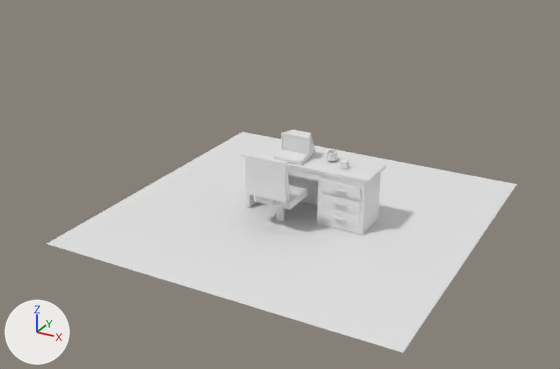
Two versions of the Blender file construcciones/sillaEscritorio.blend, one commit apart.
Camera for both pictures: a 50 mm lens placed at (13.8, -29.1, 17.1), pointed at (-3.0, 1.4, 1.9). Every picture has the same lights, and +X, +Y and +Z are marked at lower left. Materials are left out; every surface is plain grey.

Names of what the first picture shows: 'Cube', 'Lapicero', 'Mesa', 'PC', 'Plane', 'Silla'.
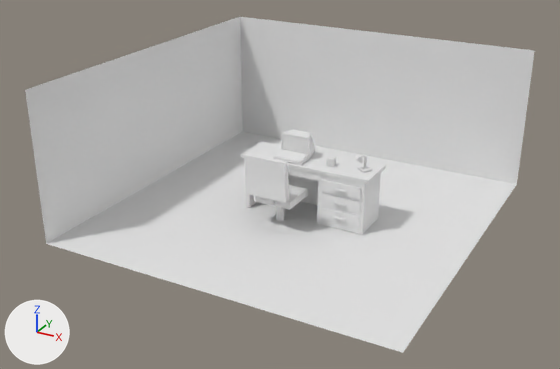
What changed in the scene script:
```text
Change me_plane:
    where me_plane.from_pydata(...)  # 4 vertices, 1 face; spans x -1.0..1.0, y -1.0..1.0, z 0.0
    used by ob_plane; location = (-2.49, 2.63, 0.01); scale = (8.82, 8.82, 8.82)
    verts and faces of me_plane; kept vertices keep their numbers, new ones are numbered from 4
    before: 0 (-1.0, -1.0, 0.0) at pixel (46, 243), 2 (-1.0, 1.0, 0.0) at pixel (242, 131), 3 (1.0, 1.0, 0.0) at pixel (516, 184)
    me_plane part 1
    add for new, old in zip([*range(4, 8)], [0, 2, 2, 3]): verts[new] = verts[old] + (0.0, 0.0, 0.85)
    add faces += [(0, 2, 5, 4), (2, 3, 7, 6)]
Add me_cube_006:
    me_cube_006.from_pydata(...)  # 40 vertices, 38 faces; spans x -1.22..0.78, y -2.19..1.0, z -1.0..2.1
Change ob_cube:
    ob_cube.location: (-0.14, 2.56, 3.1) -> (-0.83, 2.56, 3.1)
Remove ob_lapicero:
    ob_lapicero = bpy.data.objects.new('Lapicero', me_cube_003)
    ob_lapicero.location = (-1.02, 3.07, 3.22)
    ob_lapicero.rotation_euler = (0.0725, -0.0122, -0.00383)  # degrees (4.2, -0.7, -0.2)
    ob_lapicero.scale = (0.197, 0.197, 0.197)
Add ob_lampara:
    ob_lampara = bpy.data.objects.new('Lampara', me_cube_006)
    ob_lampara.location = (0.9, 2.76, 3.18)
    ob_lampara.rotation_euler = (0.0, 0.0, -0.589)  # degrees (0, 0, -34)
    ob_lampara.scale = (0.255, 0.255, 0.255)
```

Changed parts and their boxes (x1, y1, x2, y2) in the pictures (560 x 369 px):
'Plane', reshaped (8% wider, 52% taller)
    before: (47, 132, 517, 353)
    after: (25, 17, 535, 353)
'Cube', moved
    before: (339, 159, 349, 169)
    after: (326, 156, 336, 167)
'Lampara', added
    after: (354, 155, 372, 173)
'Lapicero', deleted
    before: (326, 149, 337, 161)
part 1 of me_plane, added
    after: (25, 17, 535, 244)
